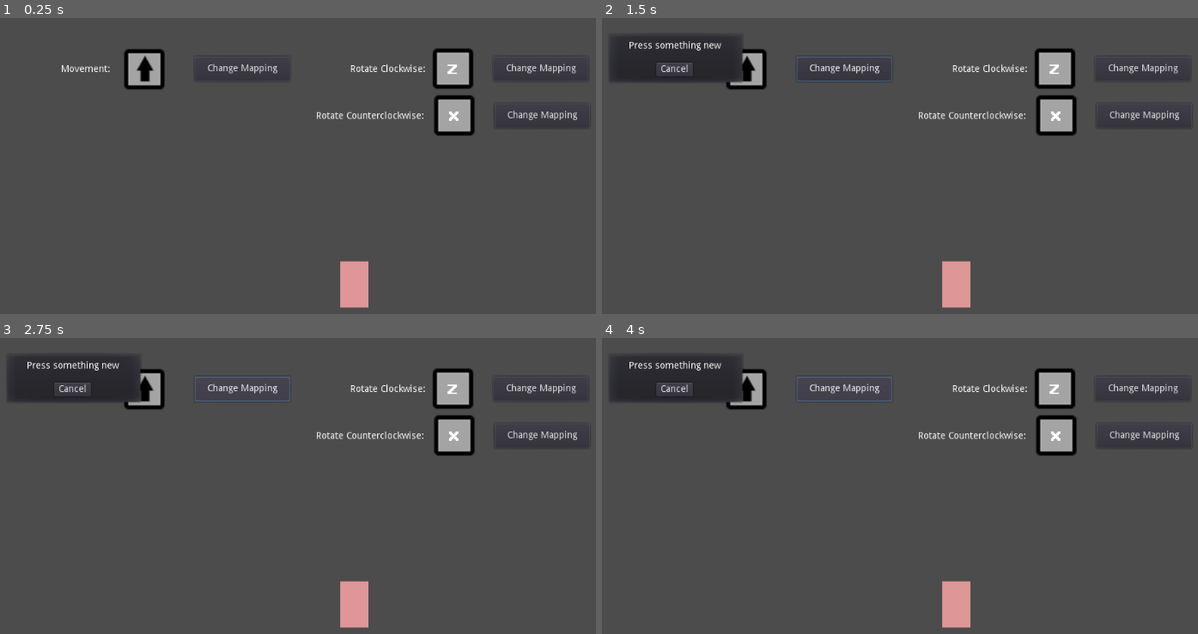
Above: before the commit, frames 1-4 (two rows, left to right).
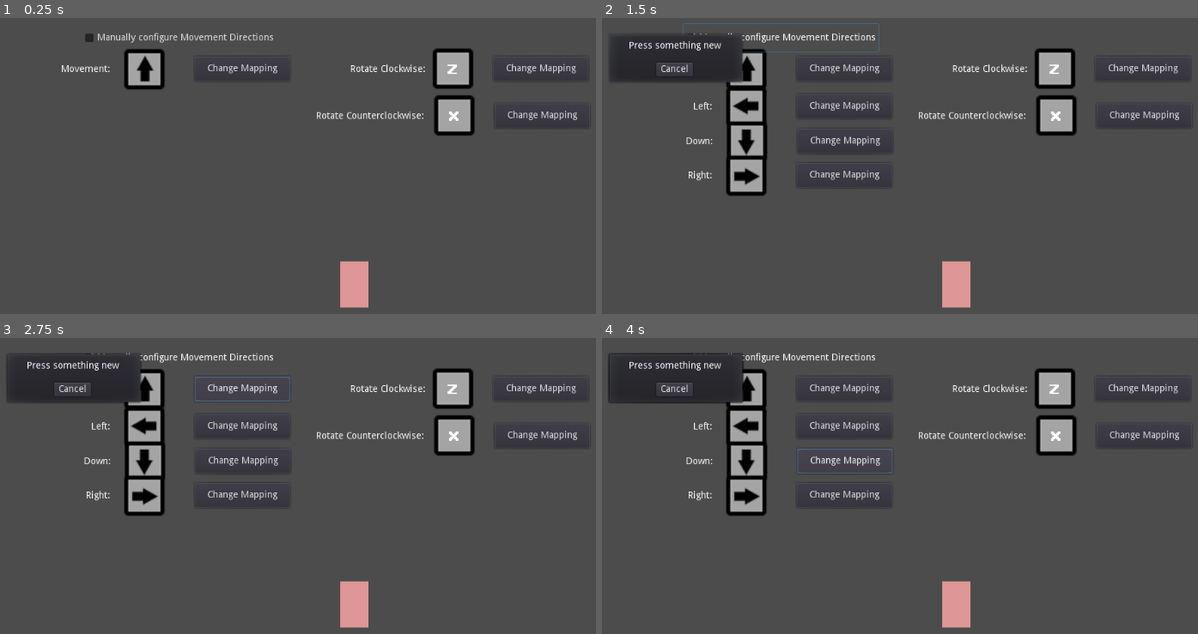
Above: after the commit, the same moments.

Repository: HauntedBees/Godot-Input-Button-Plugin
Game: Godot game, scene res://Button Remapping Example.tscn
Two runs of this game, one before a commit and one after it. Both use one fixed random seed, a clock stepped at 60 frames per second and the inputs below.
Inputs (mouse positions are in pixels of both pictures, inside the frame that each line leads up to):
- Up to frame 1 (0.25 s): no input
- Up to frame 2 (1.5 s): click "Change Mapping" at 0.5 s; click (780, 38) at 1.25 s, where only the run after the commit has a clickable "Manually configure Movement D…"
- Up to frame 3 (2.75 s): click "Change Mapping" at 2 s
- Up to frame 4 (4 s): click "Change Mapping" at 2.75 s; click "Change Mapping" at 3.5 s

The runs differ from the first frame. In frame 1, 0.4% of the frame differs, in the area x 14-46%, y 4-9%; in frame 2, 3.5%; in frame 3, 3.2%; in frame 4, 3.6%, in the area x 1-49%, y 4-60%.

Commit message:
better button config

Diff:
--- /dev/null
+++ b/Button Remapping Example.gd
@@ -0,0 +1,62 @@
+extends Node2D
+
+func _between(x:int, a:int, b:int) -> bool: return x >= a && x <= b
+func _on_SimpleMotionChange_changed(action:String, event:InputEvent):
+	if action != "ui_up": return
+	if event is InputEventJoypadButton:
+		var e := event as InputEventJoypadButton
+		if !_between(e.button_index, 12, 15): return # I dunno what to do with that
+		_force_change("ui_up", _button(JOY_DPAD_UP))
+		_force_change("ui_left", _button(JOY_DPAD_LEFT))
+		_force_change("ui_right", _button(JOY_DPAD_RIGHT))
+		_force_change("ui_down", _button(JOY_DPAD_DOWN))
+	elif event is InputEventJoypadMotion:
+		var e := event as InputEventJoypadMotion
+		match e.axis:
+			0, 1:
+				_force_change("ui_up", _axis(1, -1))
+				_force_change("ui_down", _axis(1, 1))
+				_force_change("ui_left", _axis(0, -1))
+				_force_change("ui_right", _axis(0, 1))
+			2, 3:
+				_force_change("ui_up", _axis(3, -1))
+				_force_change("ui_down", _axis(3, 1))
+				_force_change("ui_left", _axis(2, -1))
+				_force_change("ui_right", _axis(2, 1))
+
+func _button(i:int) -> InputEventJoypadButton:
+	var e := InputEventJoypadButton.new()
+	e.pressed = true
+	e.pressed = 1
+	e.button_index = i
+	return e
+func _axis(i:int, v:float) -> InputEventJoypadMotion:
+	var e := InputEventJoypadMotion.new()
+	e.axis = i
+	e.axis_value = v
+	return e
+
+func _force_change(action:String, event:InputEvent):
+	var existing_mappings := InputMap.get_action_list(action)
+	var is_button:bool = event is InputEventJoypadButton
+	var is_motion:bool = event is InputEventJoypadMotion
+	for mapping in existing_mappings:
+		var is_mapping_button_or_joy:bool = mapping is InputEventJoypadMotion || mapping is InputEventJoypadButton
+		if is_motion && is_mapping_button_or_joy:
+			InputMap.action_erase_event(action, mapping)
+			event.axis_value = 1 if event.axis_value > 0 else -1
+			InputMap.action_add_event(action, event)
+		elif is_button && is_mapping_button_or_joy:
+			InputMap.action_erase_event(action, mapping)
+			InputMap.action_add_event(action, event)
+		elif !is_button && !is_motion && mapping is InputEventKey:
+			InputMap.action_erase_event(action, mapping)
+			InputMap.action_add_event(action, event)
+	get_tree().call_group("action_display_ui_up", "set_action", "ui_up")
+	get_tree().call_group("action_display_ui_down", "set_action", "ui_down")
+	get_tree().call_group("action_display_ui_left", "set_action", "ui_left")
+	get_tree().call_group("action_display_ui_right", "set_action", "ui_right")
+
+func _on_CheckBox_toggled(button_pressed:bool):
+	$GeneralDirection.visible = !button_pressed
+	$ManualDirection.visible = button_pressed
--- a/Button Remapping Example.tscn
+++ b/Button Remapping Example.tscn
@@ -1,10 +1,12 @@
-[gd_scene load_steps=4 format=2]
+[gd_scene load_steps=5 format=2]
 
 [ext_resource path="res://addons/input_button/ActionDisplay.gd" type="Script" id=1]
 [ext_resource path="res://ChangeMappingButton.tscn" type="PackedScene" id=2]
 [ext_resource path="res://LittleGuy.gd" type="Script" id=3]
+[ext_resource path="res://Button Remapping Example.gd" type="Script" id=4]
 
 [node name="Button Remapping Example" type="Node2D"]
+script = ExtResource( 4 )
 
 [node name="GeneralDirection" type="Node2D" parent="."]
 position = Vector2( -240, -39 )
@@ -29,12 +31,128 @@
 pressable = false
 prefer_axis = false
 
-[node name="ChangeMappingButton" parent="GeneralDirection" instance=ExtResource( 2 )]
+[node name="SimpleMotionChange" parent="GeneralDirection" instance=ExtResource( 2 )]
 margin_left = 534.0
 margin_top = 121.0
 margin_right = 676.0
 margin_bottom = 158.0
 action_to_change = "ui_up"
+
+[node name="ManualDirection" type="Node2D" parent="."]
+visible = false
+position = Vector2( -240, -39 )
+
+[node name="Up" type="Label" parent="ManualDirection"]
+margin_left = 335.0
+margin_top = 133.0
+margin_right = 408.0
+margin_bottom = 147.0
+rect_pivot_offset = Vector2( -172, 38 )
+text = "Up:"
+align = 2
+__meta__ = {
+"_edit_use_anchors_": false
+}
+
+[node name="Up2" type="Node2D" parent="ManualDirection"]
+position = Vector2( 459, 140 )
+script = ExtResource( 1 )
+key_code = -1
+axis = -1
+action = "ui_up"
+prefer_axis = false
+
+[node name="Up3" parent="ManualDirection" instance=ExtResource( 2 )]
+margin_left = 534.0
+margin_top = 121.0
+margin_right = 676.0
+margin_bottom = 158.0
+rect_pivot_offset = Vector2( -371, 50 )
+action_to_change = "ui_up"
+
+[node name="Up4" type="Label" parent="ManualDirection"]
+margin_left = 335.0
+margin_top = 189.0
+margin_right = 408.0
+margin_bottom = 203.0
+rect_pivot_offset = Vector2( -172, 38 )
+text = "Left:"
+align = 2
+__meta__ = {
+"_edit_use_anchors_": false
+}
+
+[node name="Up5" type="Node2D" parent="ManualDirection"]
+position = Vector2( 459, 196 )
+script = ExtResource( 1 )
+key_code = -1
+axis = -1
+action = "ui_left"
+prefer_axis = false
+
+[node name="Up6" parent="ManualDirection" instance=ExtResource( 2 )]
+margin_left = 534.0
+margin_top = 177.0
+margin_right = 676.0
+margin_bottom = 214.0
+rect_pivot_offset = Vector2( -371, 50 )
+action_to_change = "ui_left"
+
+[node name="Up7" type="Label" parent="ManualDirection"]
+margin_left = 336.0
+margin_top = 241.0
+margin_right = 409.0
+margin_bottom = 255.0
+rect_pivot_offset = Vector2( -172, 38 )
+text = "Down:"
+align = 2
+__meta__ = {
+"_edit_use_anchors_": false
+}
+
+[node name="Up8" type="Node2D" parent="ManualDirection"]
+position = Vector2( 460, 248 )
+script = ExtResource( 1 )
+key_code = -1
+axis = -1
+action = "ui_down"
+prefer_axis = false
+
+[node name="Up9" parent="ManualDirection" instance=ExtResource( 2 )]
+margin_left = 535.0
+margin_top = 229.0
+margin_right = 677.0
+margin_bottom = 266.0
+rect_pivot_offset = Vector2( -371, 50 )
+action_to_change = "ui_down"
+
+[node name="Up10" type="Label" parent="ManualDirection"]
+margin_left = 335.0
+margin_top = 292.0
+margin_right = 408.0
+margin_bottom = 306.0
+rect_pivot_offset = Vector2( -172, 38 )
+text = "Right:"
+align = 2
+__meta__ = {
+"_edit_use_anchors_": false
+}
+
+[node name="Up11" type="Node2D" parent="ManualDirection"]
+position = Vector2( 459, 299 )
+script = ExtResource( 1 )
+key_code = -1
+axis = -1
+action = "ui_right"
+prefer_axis = false
+
+[node name="Up12" parent="ManualDirection" instance=ExtResource( 2 )]
+margin_left = 534.0
+margin_top = 280.0
+margin_right = 676.0
+margin_bottom = 317.0
+rect_pivot_offset = Vector2( -371, 50 )
+action_to_change = "ui_right"
 
 [node name="GeneralButtons" type="Node2D" parent="."]
 position = Vector2( 219, -138 )
@@ -100,3 +218,16 @@
 __meta__ = {
 "_edit_use_anchors_": false
 }
+
+[node name="CheckBox" type="CheckBox" parent="."]
+margin_left = 125.0
+margin_top = 33.0
+margin_right = 396.0
+margin_bottom = 75.0
+text = "Manually configure Movement Directions"
+__meta__ = {
+"_edit_use_anchors_": false
+}
+
+[connection signal="changed" from="GeneralDirection/SimpleMotionChange" to="." method="_on_SimpleMotionChange_changed"]
+[connection signal="toggled" from="CheckBox" to="." method="_on_CheckBox_toggled"]
--- a/ChangeMappingButton.gd
+++ b/ChangeMappingButton.gd
@@ -1,4 +1,5 @@
 extends Button
+signal changed(action, event)
 
 export(String) var action_to_change:String = "ui_accept"
 
@@ -31,3 +32,4 @@
 	$PopupDialog.visible = false
 	release_focus()
 	get_tree().call_group("action_display_%s" % action_to_change, "set_action", action_to_change)
+	emit_signal("changed", action_to_change, event)
--- a/Test.tscn
+++ /dev/null
@@ -1,14 +0,0 @@
-[gd_scene load_steps=2 format=2]
-
-[sub_resource type="GDScript" id=1]
-script/source = "extends Node2D
-
-func _ready():
-	var res = InputMap.get_action_list(\"ui_left\")
-	print(res)
-	print(res[2].axis)
-	print(res[2].axis_value)
-"
-
-[node name="Test" type="Node2D"]
-script = SubResource( 1 )
